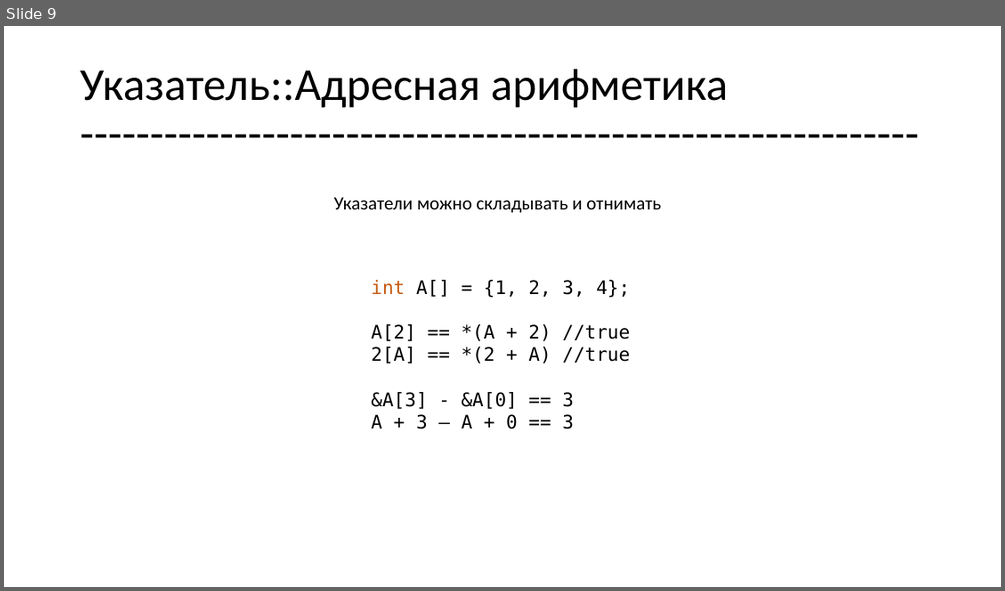
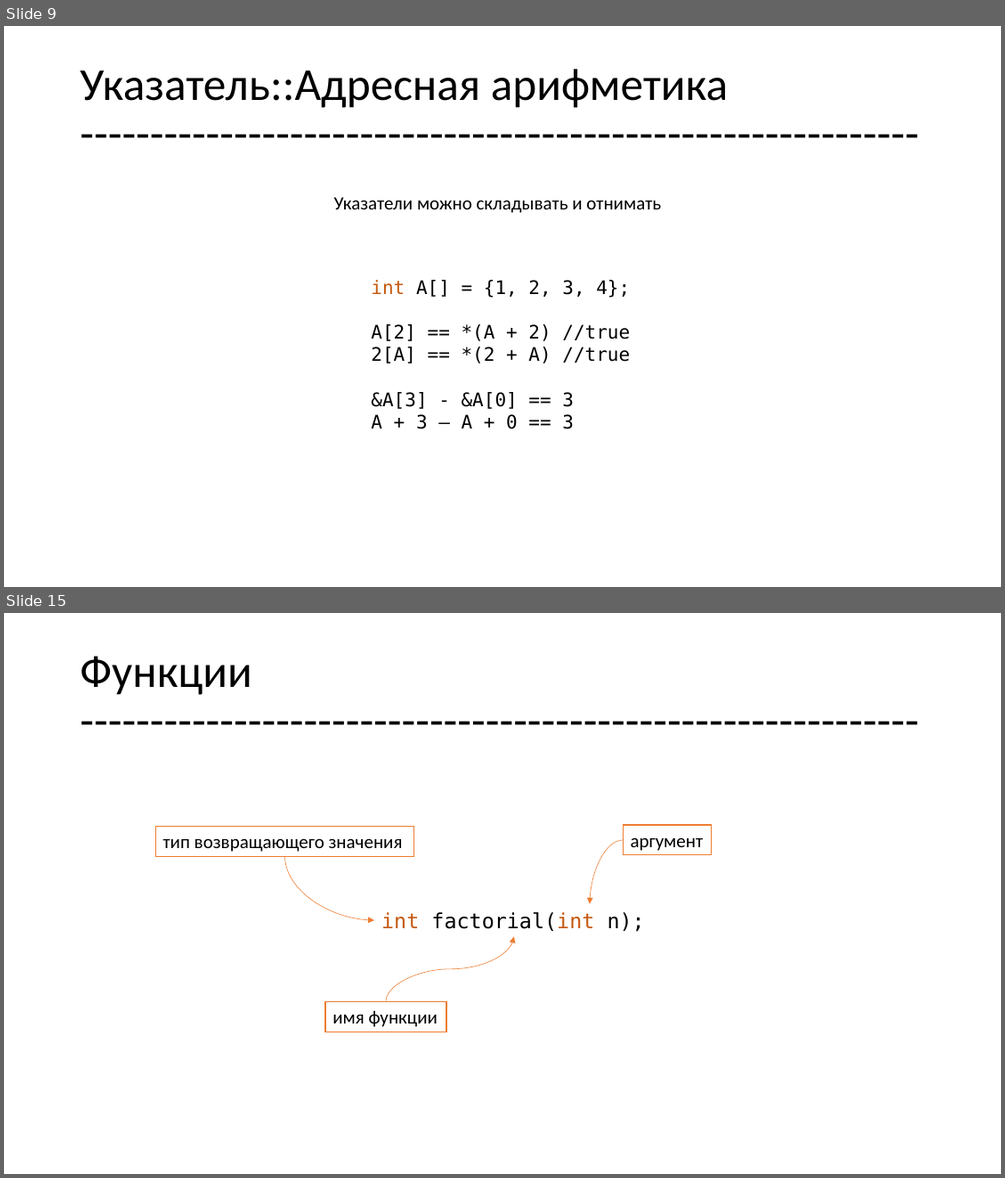
Before and after one commit to geeknik96/CLec, a slide deck: lec3/lec3.pptx. Shown one above the other, each under a label of ours: slide 9 before the commit, slides 9 and 15 after it; the slides between them are not shown. The pictures are 1005x591 and 1005x1178 pixels, drawn with LibreOffice and Linux fonts; fonts in the diff are those of the drawing. Boxes give left, top, right and bottom in pixels: in the first picture for what was removed or moved away, otherwise in the second. Text is boxed around its words. In the diff, an @@ line names an element or a change of style, - is before the commit and + after.

```diff
--- a/lec3/lec3.pptx
+++ b/lec3/lec3.pptx
@@ slide 15 added at [4, 613, 1001, 1174], background #FFFFFF @@
@@ title added at [80, 656, 251, 695], 44 pt, text #000000 @@
+Функции
+------------------------------------------------------------
@@ rectangle added at [156, 826, 414, 856], fill #FFFFFF, outline #ED7D31 1 pt, 18 pt, text #000000 @@
+тип возвращающего значения
@@ rectangle added at [623, 825, 712, 854], fill #FFFFFF, outline #ED7D31 1 pt, 18 pt, text #000000 @@
+аргумент
@@ curved arrow added from (623, 840) to (590, 904), #ED7D31 0.5 pt @@
@@ curved arrow added from (285, 856) to (374, 920), #ED7D31 0.5 pt @@
@@ text added at [381, 912, 645, 932], 20 pt, text #000000 @@
+int factorial(int n);
@@ curved arrow added from (386, 1001) to (514, 937), #ED7D31 0.5 pt @@
@@ rectangle added at [325, 1001, 446, 1031], fill #FFFFFF, outline #ED7D31 1 pt, 18 pt, text #000000 @@
+имя функции
```
Also in this commit, not shown: 1 slide changed, 15 other slides added, 22 other files.
